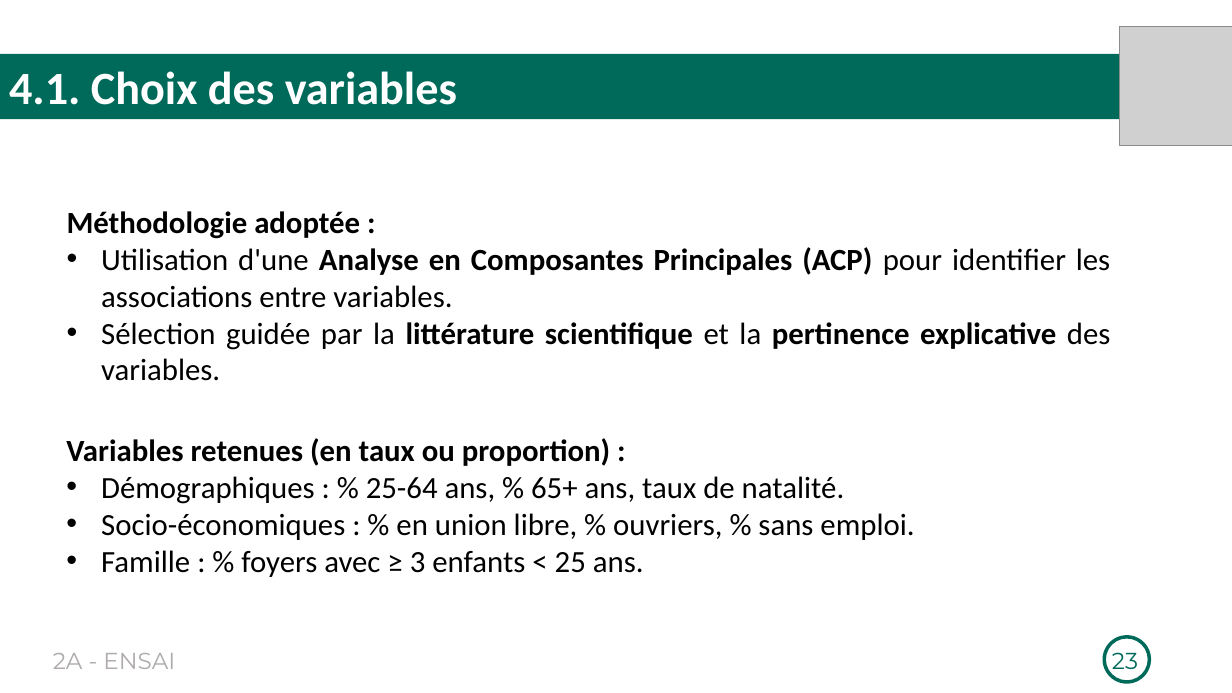
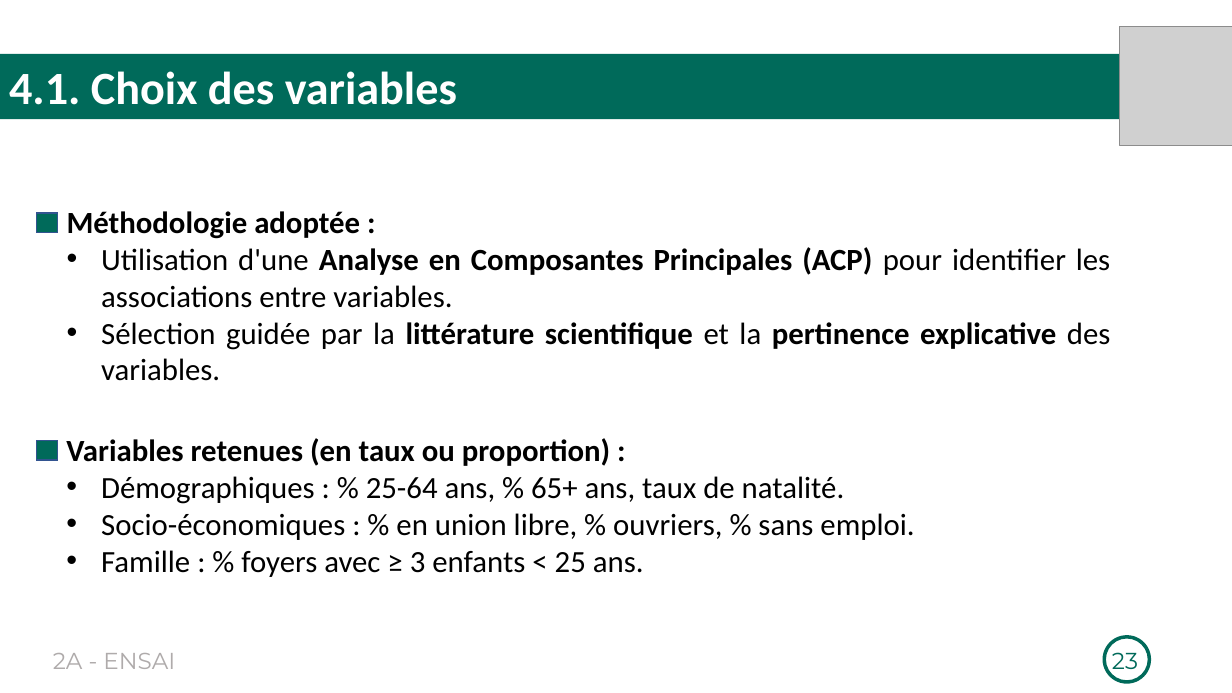
Before and after one commit to Richard-GOZAN/Projet-Stat-2A-Ensai, a slide deck: slide 23 of Présentation/Soutenance_Groupe25.pptx. Drawn at 1232x693 pixels with LibreOffice and Linux fonts; fonts in the diff are those of the drawing; grey boxes stand for pictures. Boxes give left, top, right and bottom in pixels: in the first picture for what was removed or moved away, otherwise in the second. Text is boxed around its words. In the diff, an @@ line names an element or a change of style, - is before the commit and + after.

```diff
--- a/Présentation/Soutenance_Groupe25.pptx
+++ b/Présentation/Soutenance_Groupe25.pptx
@@ rectangle added at box(37, 213, 57, 233), fill #006A5A, outline #325491 1 pt @@
@@ rectangle added at box(37, 440, 57, 460), fill #006A5A, outline #325491 1 pt @@
```
Also in this commit, not shown: 6 other slides changed, 2 slides added, 1 other file.
